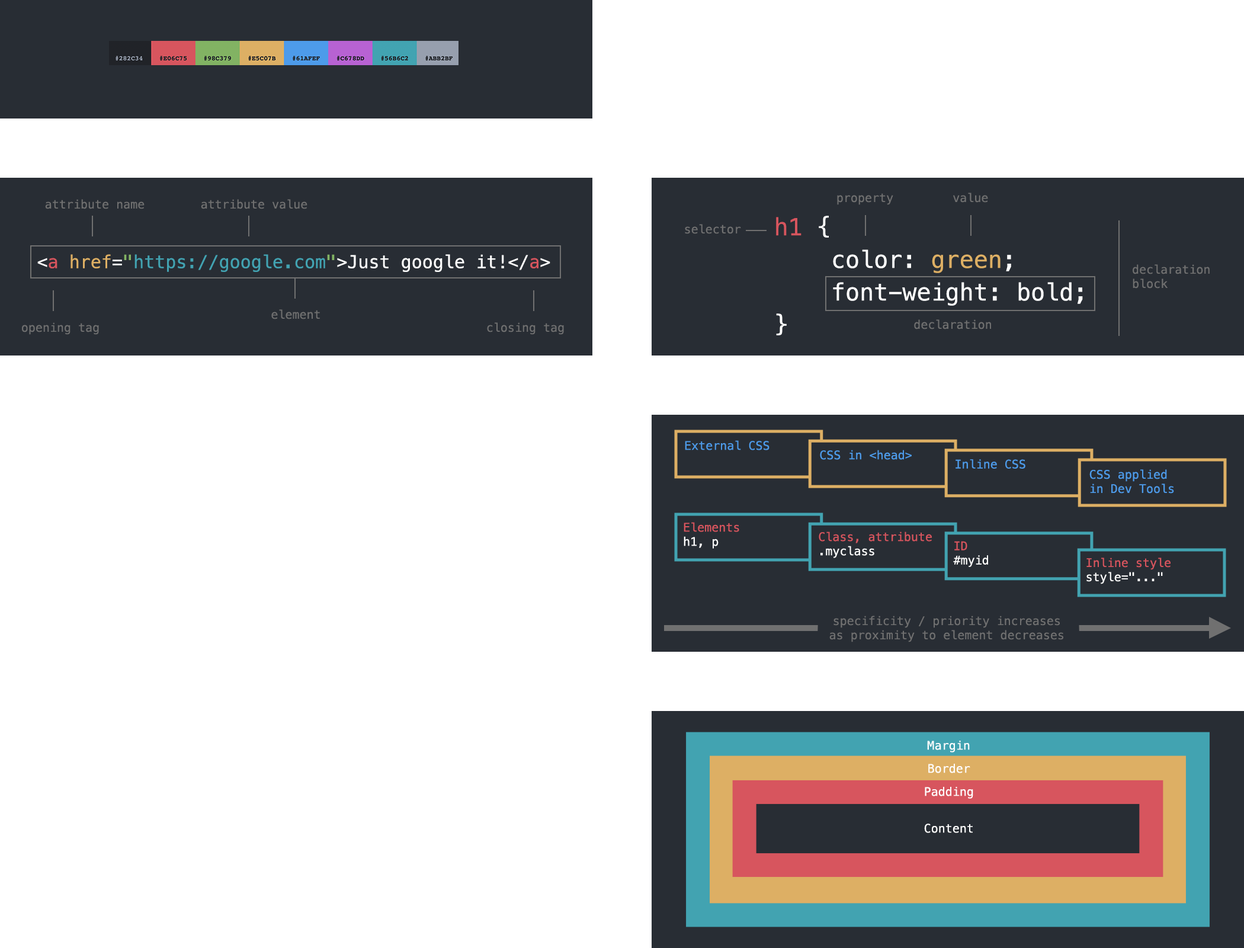
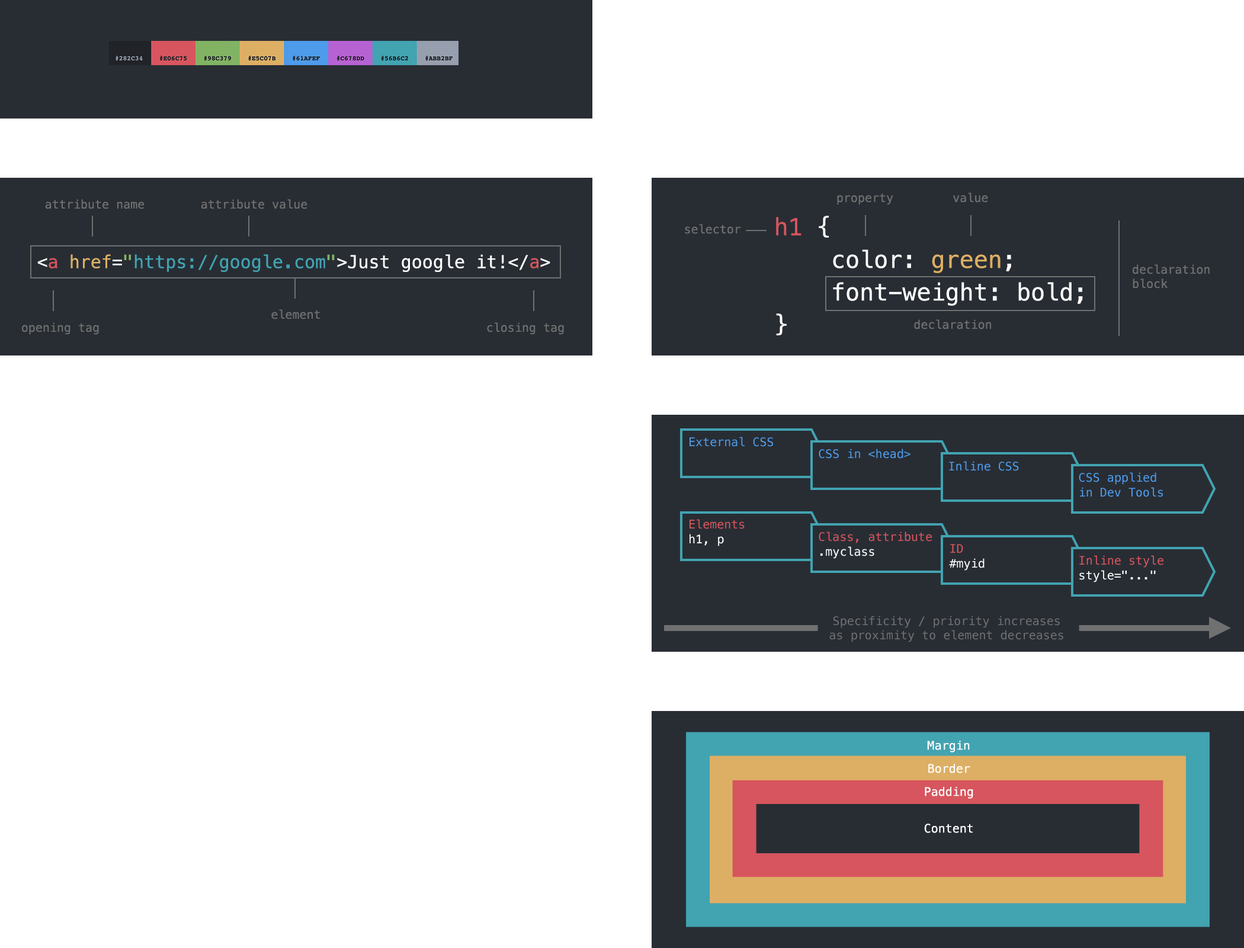
Revision of a layered (1244, 948) image; what changed, layer by layer:
renamed "specificity / priority increases as proximity to element decrea" to "Specificity / priority increases as proximity to element decrea", painted on it over bbox(829, 615, 1064, 643)
painted on "CSS applied in Dev Tools" (1st of 2, in "-css-specificity" › "css-specificity" › "external-inline") over bbox(1078, 469, 1175, 498)
moved "External CSS" (1st of 2, in "-css-specificity" › "css-specificity" › "external-inline") above "Rectangle 4 copy 4", painted on it over bbox(684, 436, 774, 451)
renamed "Rectangle 2 copy 3" to "Rectangle 4 copy 4", painted on it over bbox(1071, 457, 1228, 514)
renamed "Rectangle 2 copy 2" to "Rectangle 4 copy 5", painted on it over bbox(940, 448, 1094, 502)
renamed "Rectangle 2 copy" to "Rectangle 4 copy 6", painted on it over bbox(808, 439, 958, 490)
renamed "Rectangle 2" to "Rectangle 4 copy 7", painted on it over bbox(674, 428, 826, 479)
painted on "Inline style style='...'" (1st of 2, in "-css-specificity" › "css-specificity" › "classes-ids") over bbox(1079, 555, 1171, 585)
moved "Class, attribute .myclass" (1st of 2, in "-css-specificity" › "css-specificity" › "classes-ids") above "Elements h1, p", painted on it over bbox(818, 531, 932, 559)
moved "Elements h1, p" (1st of 2, in "-css-specificity" › "css-specificity" › "classes-ids") above "Rectangle 4 copy 3", painted on it over bbox(683, 519, 745, 549)
renamed "Rectangle 2 copy 3" to "Rectangle 4 copy 3", painted on it over bbox(1071, 546, 1227, 598)
renamed "Rectangle 2 copy 2" to "Rectangle 4 copy 2", painted on it over bbox(940, 531, 1094, 585)
renamed "Rectangle 2 copy" to "Rectangle 4 copy", painted on it over bbox(808, 521, 958, 573)
renamed "Rectangle 2" to "Rectangle 4", painted on it over bbox(674, 511, 826, 562)
…and 3 more changes (3 painted, 3 stack)
